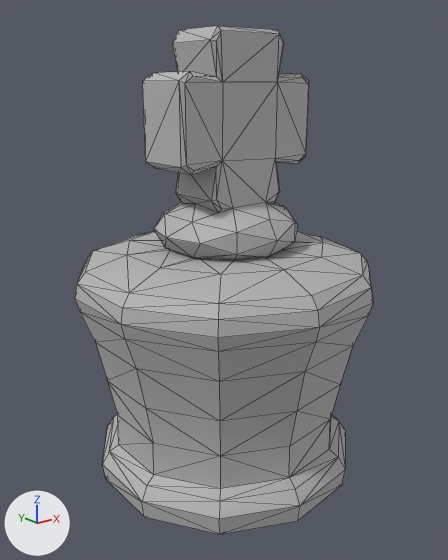
Two versions of the glTF model public/models/Devils Garage - Chess/king_01.glb, one commit apart.
Before and after are seen from a camera (50 mm lens) standing at (-0.636, -0.785, 0.649) and looking at (-0.01, -0.003, 0.336). The lights are fixed; the arrows at lower left show +X, +Y and +Z. Mesh edges are drawn as thin lines. Where no turn or scale is listed for an object, it has been applied to the vertices. Vertices at the same position are counted once.

The first picture shows 'king_01'.
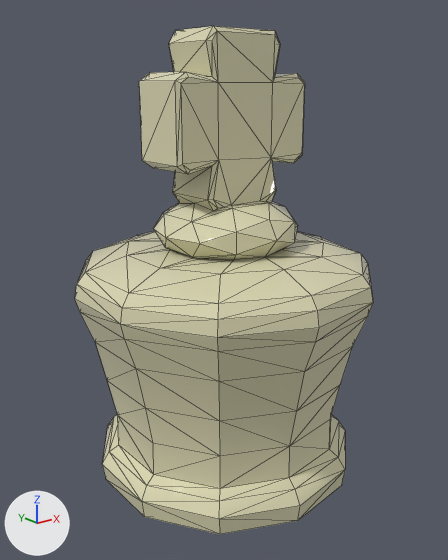
Where the newer file only moved an object's origin or applied its transform, the numbers keep the older frame.

Pixel boxes (x1, y1, x2, y2) of what changed, in the pictures (448 x 560 px; the box of a moved part takes in the faces that stretch with it):
```json
{"part": 1, "of": "me_king_01", "change": "moved or reshaped", "before": [130, 26, 323, 274], "after": [129, 26, 323, 274]}
{"part": 2, "of": "me_king_01", "change": "recoloured", "before": [75, 204, 371, 534], "after": [75, 204, 371, 534], "on screen": "grey to beige"}
```

Edits to the scene script, one JSON object a line:
```json
{"op": "add", "block": "mat_chessboard_010", "code": ["mat_chessboard_010 = principled_material('chessboard.010')", "mat_chessboard_010.base_color = (0.723, 0.694, 0.462)  # beige #ddd9b5", "mat_chessboard_010.roughness = 0.0"]}
{"block": "me_king_01", "where": "# used by ob_king_01; location = (0.0, 0.0, 0.0)"}
{"op": "remove", "block": "me_king_01", "code": "me_king_01.from_pydata(...)  # 263 vertices, 521 faces; spans x -0.247..0.247, y -0.249..0.249, z 0.0..0.729"}
{"op": "add", "block": "me_king_01", "code": "me_king_01.from_pydata(...)  # 263 vertices, 522 faces; spans x -0.247..0.247, y -0.249..0.249, z 0.0..0.729"}
{"block": "me_king_01", "change": "me_king_01 part 1: 32 vertices moved from x -0.122..0.119, y -0.121..0.12, z 0.395..0.484 to x -0.122..0.119, y -0.12..0.121, z 0.395..0.484; 99 vertices removed from x -0.128..0.126, y -0.103..0.098, z 0.395..0.729; 99 vertices added at x -0.128..0.126, y -0.098..0.103, z 0.395..0.729"}
{"block": "me_king_01", "change": "me_king_01 part 2: 137 faces spanning x -0.247..0.247, y -0.231..0.231, z 0.0..0.472 switch from mat_defaultmaterial (grey #bcbcbc) to mat_chessboard_010 (beige #ddd9b5)"}
```
